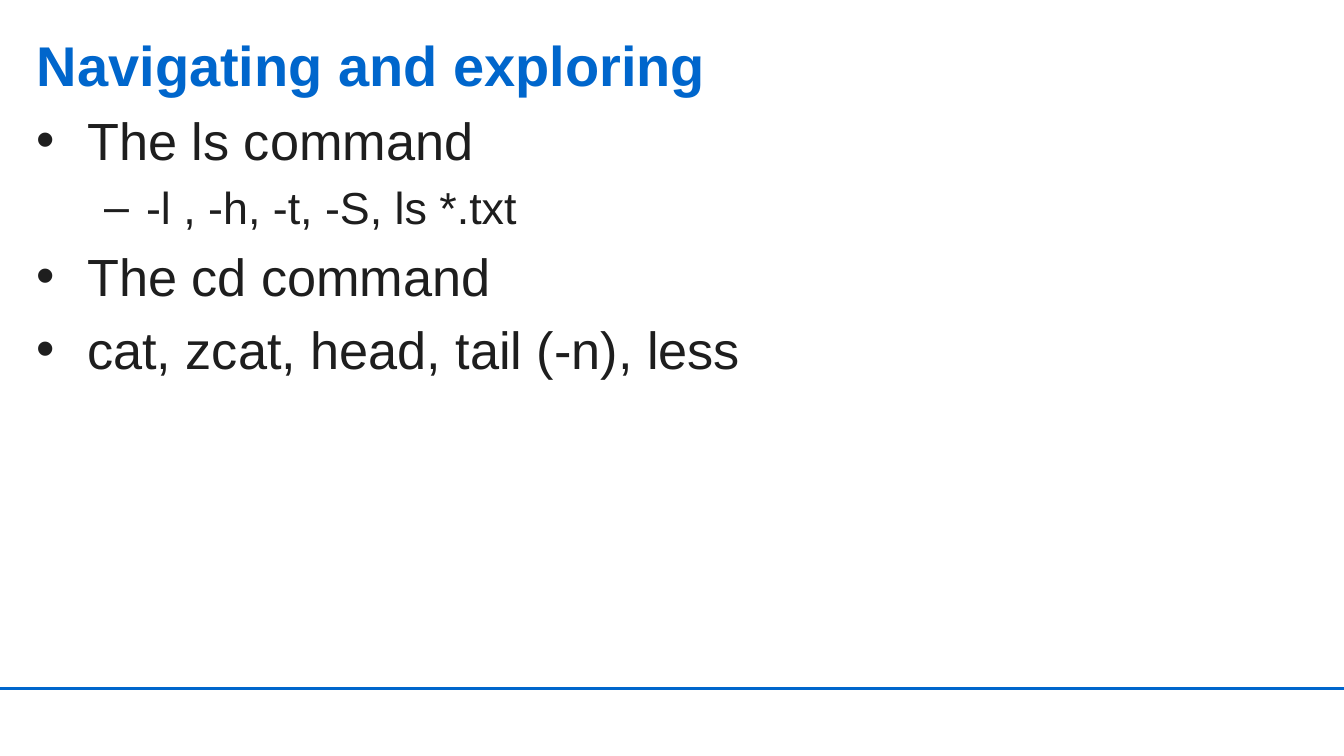
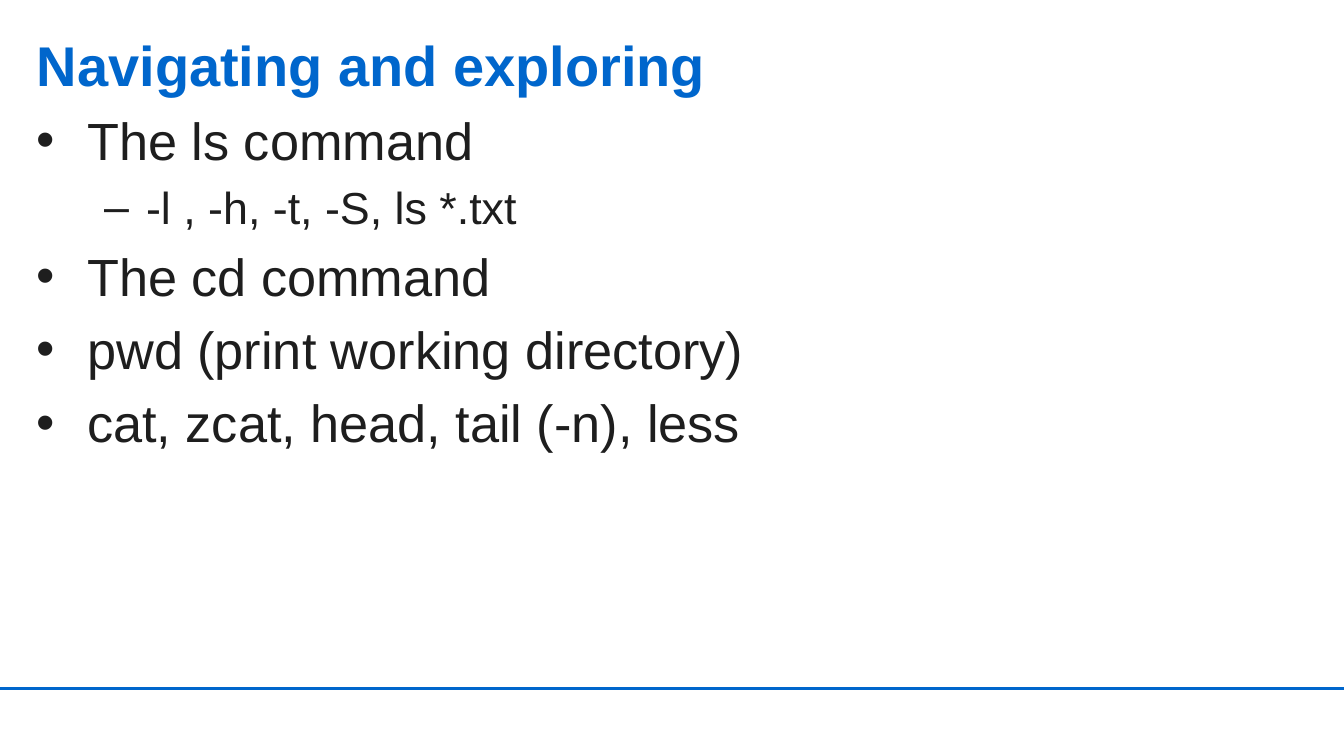
Before and after one commit to UdoGi/KCCR_snakemake_pipeline, a slide deck: slide 7 of slides/ghana_linux_basics.pptx. Drawn at 1344x756 pixels with LibreOffice and Linux fonts; fonts in the diff are those of the drawing; background and template pictures are left out. Boxes give left, top, right and bottom in pixels: in the first picture for what was removed or moved away, otherwise in the second. Text is boxed around its words. In the diff, an @@ line names an element or a change of style, - is before the commit and + after.

```diff
--- a/slides/ghana_linux_basics.pptx
+++ b/slides/ghana_linux_basics.pptx
@@ text at (87,331,743,379): paragraph added @@
+• pwd (print working directory)
```
Also in this commit, not shown: 1 other slide changed, 2 slides added, 3 other files.
